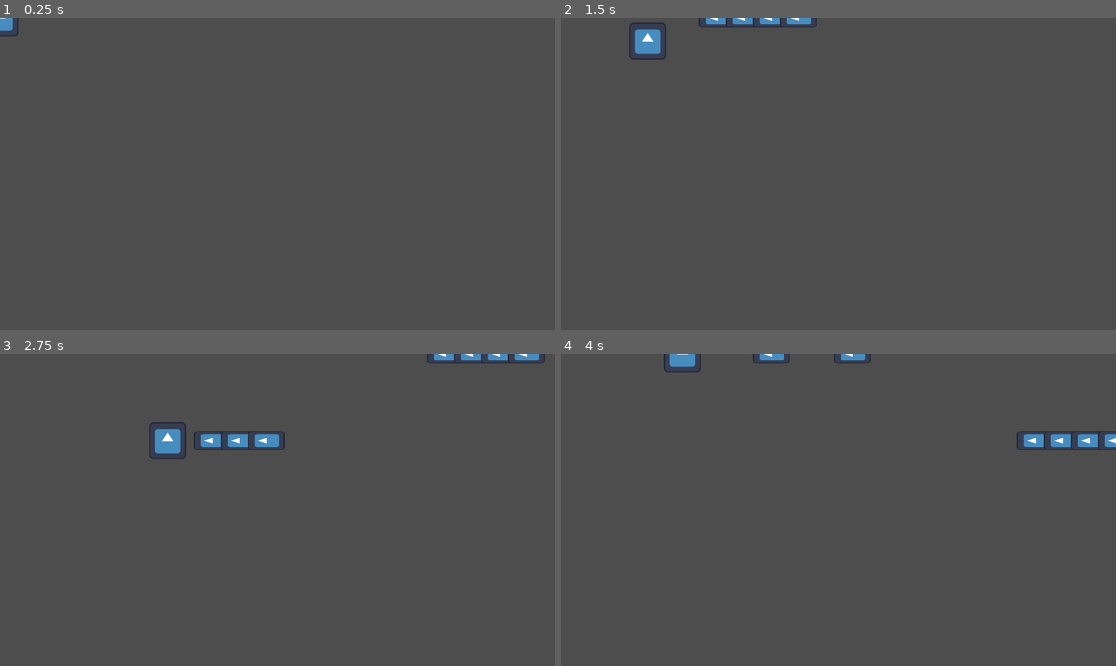
Above: before the commit, frames 1-4 (two rows, left to right).
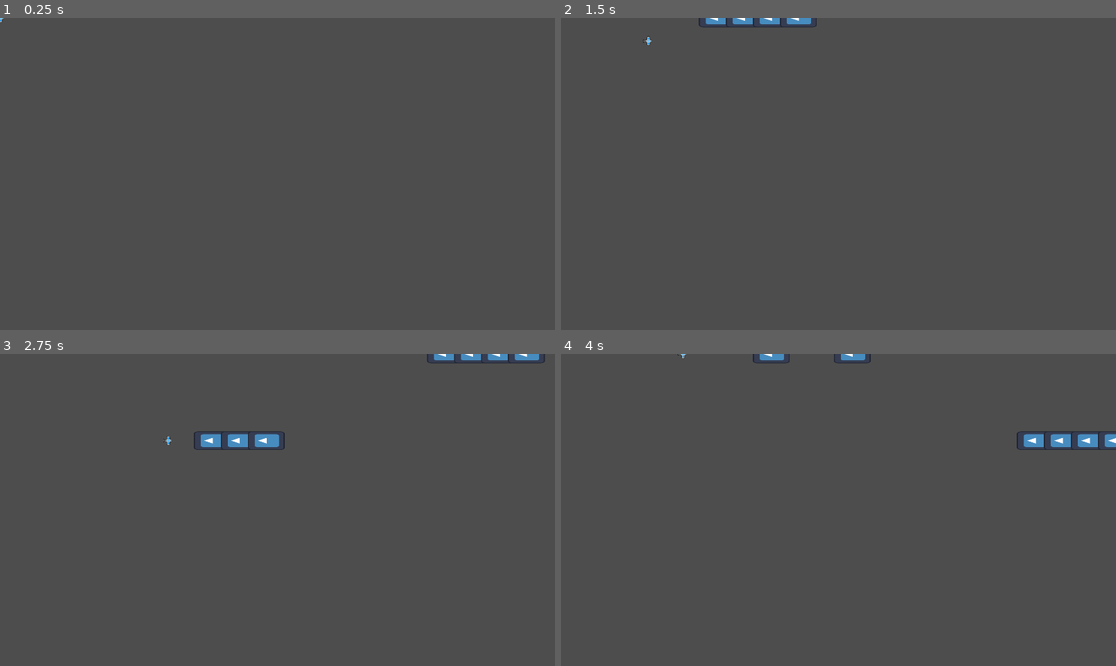
Above: after the commit, the same moments.

Repository: serviux/GodotShump
Game: Godot game, scene res://Objects/Player/player.tscn
The game is run twice, just before and just after one commit, with the same random seed, the same clock (stepped at 60 frames per second) and the same inputs. The engine's default icon, where the game draws it, is replaced by a stand-in: a white triangle on a blue panel in a dark square.
Inputs:
- Up to frame 1 (0.25 s): no input
- Up to frame 2 (1.5 s): tap Enter at 0.5 s; hold Right (move_right) 0.53-1.28 s; hold Z (shoot) 0.53-1.28 s; hold Down (move_down) from 1.28 s (still down); tap Z (shoot) at 1.35 s
- Up to frame 3 (2.75 s): release Down (move_down) at 2.03 s; hold Right (move_right) from 2.03 s (still down); hold Z (shoot) from 2.03 s (still down)
- Up to frame 4 (4 s): release Right (move_right) at 2.78 s; release Z (shoot) at 2.78 s; hold Up (move_up) 2.78-3.53 s; tap Z (shoot) at 2.85 s; hold Left (move_left) from 3.53 s (still down); hold Z (shoot) from 3.53 s (still down)

The runs differ from the first frame. In frame 1, 0.1% of the frame differs, in the area x 0-4%, y 0-6%; in frame 2, 0.5%, in the area x 12-19%, y 1-14%; in frame 3, 0.5%; in frame 4, 0.2%.

Commit message:
Added Plane sprite project

Diff:
--- a/Objects/Player/player.tscn
+++ b/Objects/Player/player.tscn
@@ -2,7 +2,7 @@
 
 [ext_resource type="Script" path="res://Scripts/Player/Player.gd" id="1_kma70"]
 [ext_resource type="PackedScene" uid="uid://6e18aatm1nws" path="res://Objects/Player/bullet.tscn" id="2_6vcq8"]
-[ext_resource type="Texture2D" uid="uid://whvbkspw6gc0" path="res://icon.svg" id="2_8qvkl"]
+[ext_resource type="Texture2D" uid="uid://b5k4ha5lngmkg" path="res://Sprites/Plane.png" id="3_ufsrm"]
 
 [sub_resource type="RectangleShape2D" id="RectangleShape2D_2jr1t"]
 
@@ -11,7 +11,7 @@
 bullet = ExtResource("2_6vcq8")
 
 [node name="Sprite" type="Sprite2D" parent="."]
-texture = ExtResource("2_8qvkl")
+texture = ExtResource("3_ufsrm")
 
 [node name="Hitbox" type="Area2D" parent="Sprite"]
 
Binary file added: Sprites/Plane.aseprite
